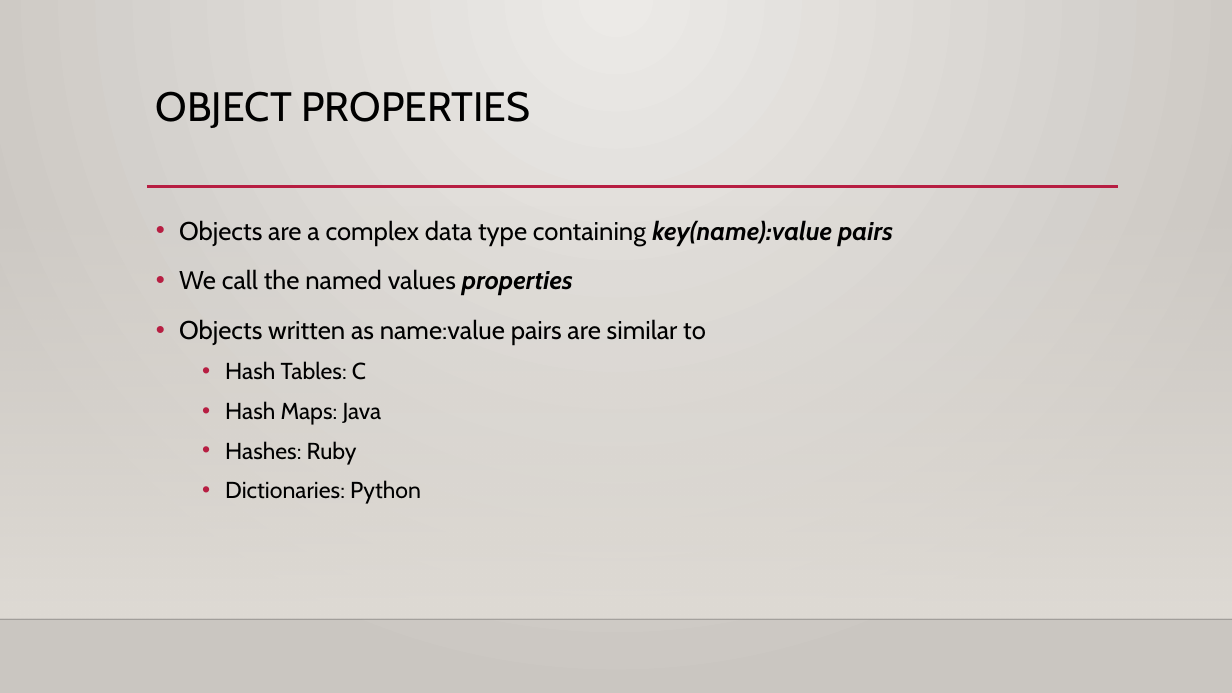
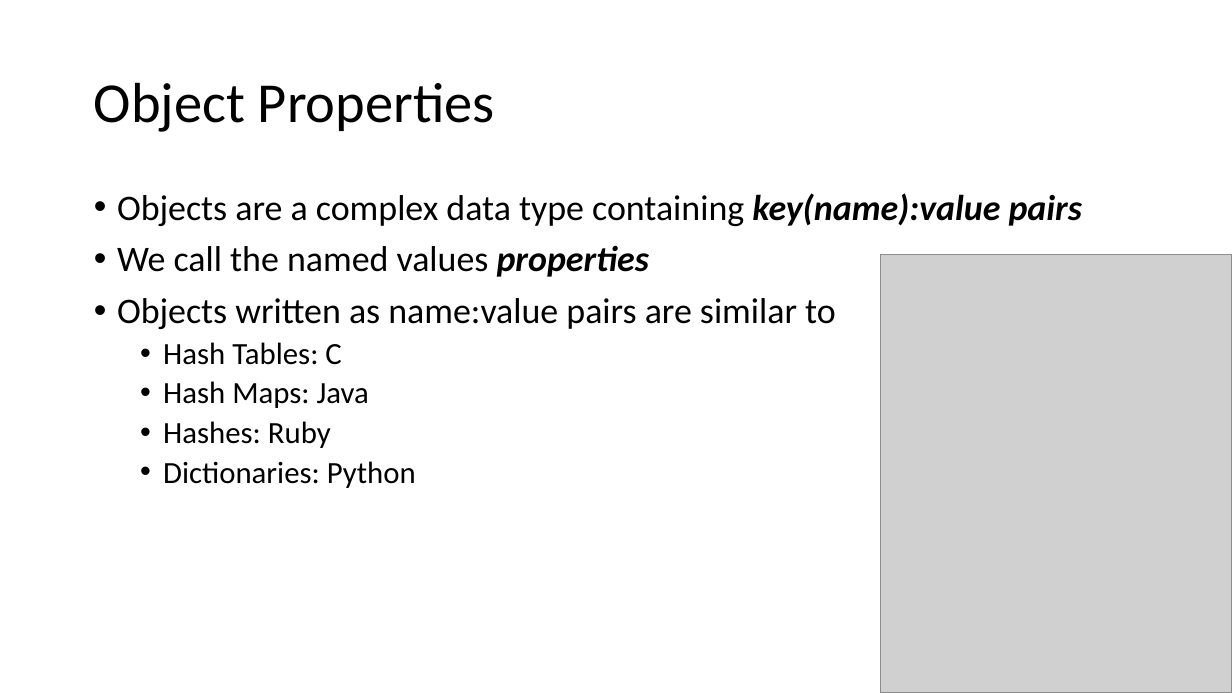
Before and after one commit to YWCANWIL-TechLab/Module11-Objects, a slide deck: slide 5 of slides/Module 11 - Objects.pptx. Drawn at 1232x693 pixels with LibreOffice and Linux fonts; fonts in the diff are those of the drawing; grey boxes stand for pictures; background and template pictures are left out. Boxes give left, top, right and bottom in pixels: in the first picture for what was removed or moved away, otherwise in the second. Text is boxed around its words. In the diff, an @@ line names an element or a change of style, - is before the commit and + after.

```diff
--- a/slides/Module 11 - Objects.pptx
+++ b/slides/Module 11 - Objects.pptx
@@ background gradient #ECEAE7 to #CAC7C1 to #FFFFFF @@
@@ title "Object Properties" at (94,82,495,132): vertical alignment top to middle @@
@@ title at (94,82,495,132): text changed; size 32 to 44 pt; font Cabin to Calibri @@
-OBJECT PROPERTIES
+Object Properties
@@ rectangle removed at (0,204,1232,619) @@
@@ text "Objects are a complex data ...": place and size @@
-text "Objects are a complex data ..." at (179,220,893,504)
+text "Objects are a complex data ..." at (117,193,1082,488)
@@ text "Objects are a complex data ..." at (117,193,1082,488): size 20 to 28 pt in "Objects are a complex data type containing ...", "We call the named values properties", "Objects written as name:value pairs are similar ..."; font Cabin to Calibri; size 18 to 24 pt in "Hash Tables: C", "Hash Maps: Java", "Hashes: Ruby", "Dictionaries: Python"; line spacing 1.2 to 0.9 @@
@@ line removed from (147, 187) to (1118, 187) @@
@@ picture added at (881,254,1232,693) @@
@@ line removed from (0, 619) to (1232, 619) @@
```
Also in this commit, not shown: 43 other slides changed, 8 other files.
